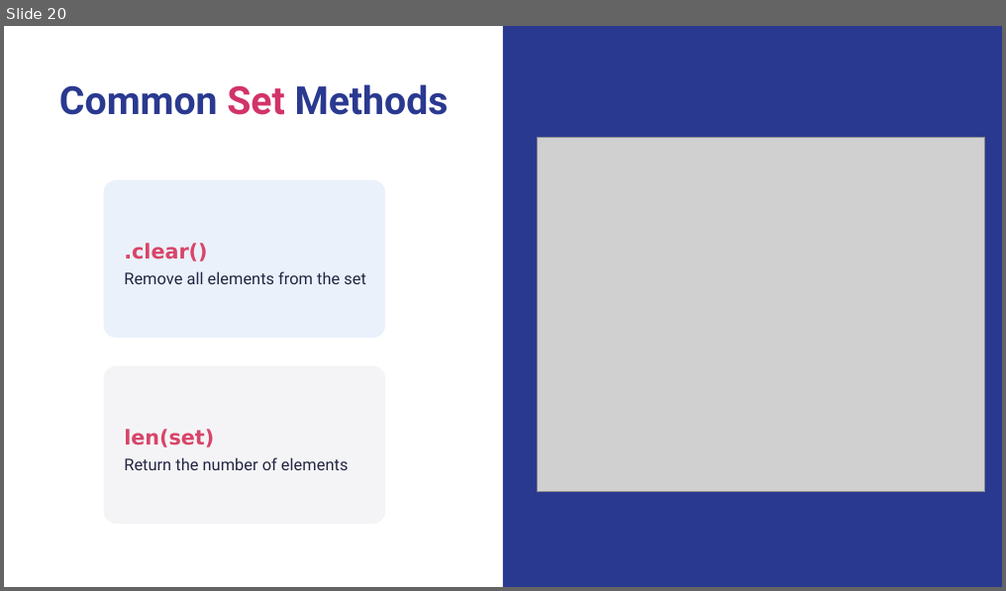
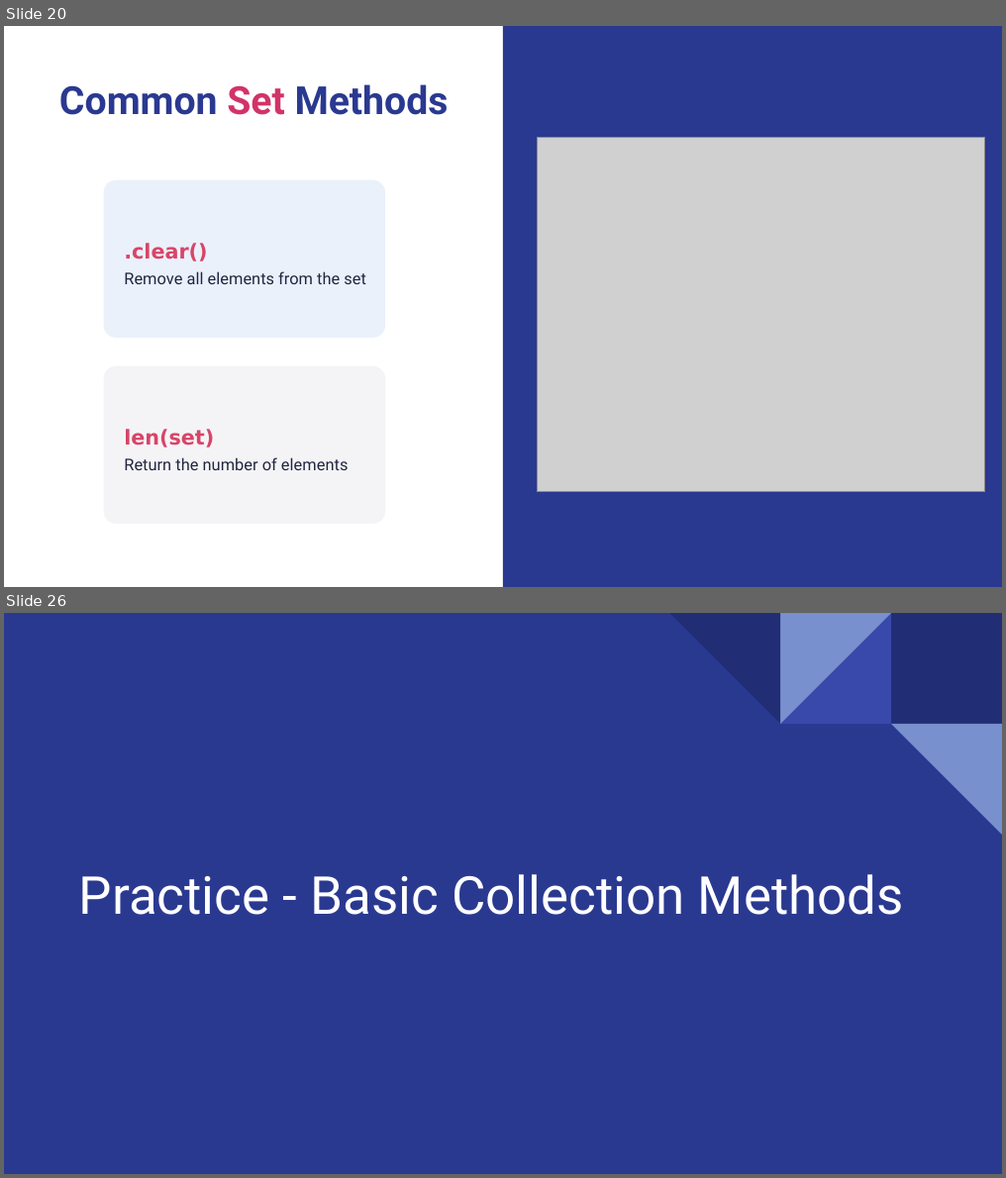
Before and after one commit to wg-training/wg-python-for-data-science-fundamental, a slide deck: slides/07 - Collections Data Types.pptx. Shown one above the other, each under a label of ours: slide 20 before the commit, slides 20 and 26 after it; the slides between them are not shown. The pictures are 1006x591 and 1006x1178 pixels, drawn with LibreOffice and Linux fonts; fonts in the diff are those of the drawing; grey boxes stand for pictures. Boxes give left, top, right and bottom in pixels: in the first picture for what was removed or moved away, otherwise in the second. Text is boxed around its words. In the diff, an @@ line names an element or a change of style, - is before the commit and + after.

Commit message:
feat: add Loop module slides and update Collections Data Types materials

```diff
--- a/slides/07 - Collections Data Types.pptx
+++ b/slides/07 - Collections Data Types.pptx
@@ slide 26 added at [4, 613, 1002, 1174], background #2A3990 @@
@@ group added at [669, 613, 1002, 835]: 4 right triangles, 1 rectangle @@
@@ title added at [79, 874, 904, 915], 37.8 pt, text #FFFFFF @@
+Practice - Basic Collection Methods
```
Also in this commit, not shown: 9 slides changed, 4 other slides added, 3 other files.
